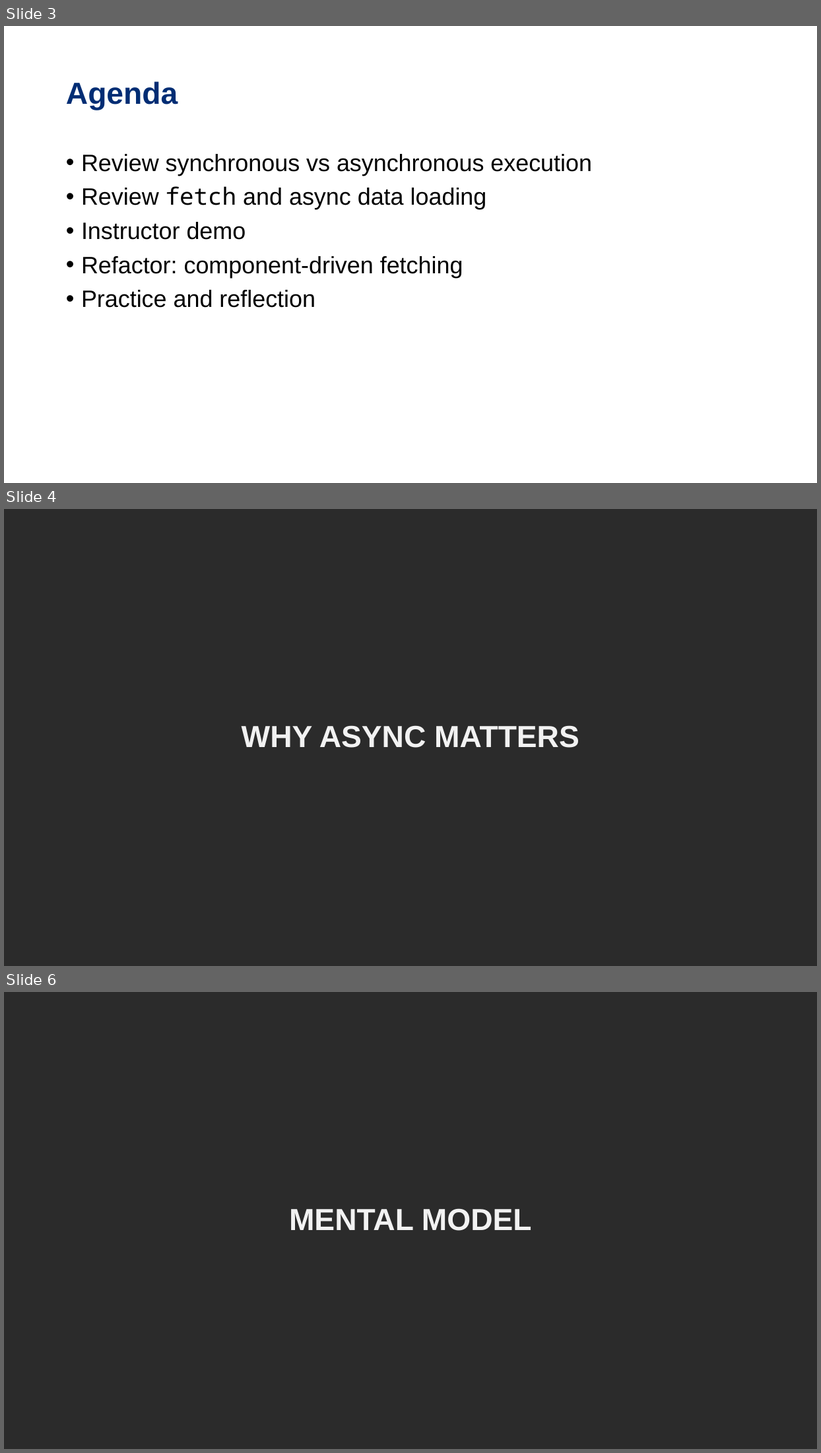
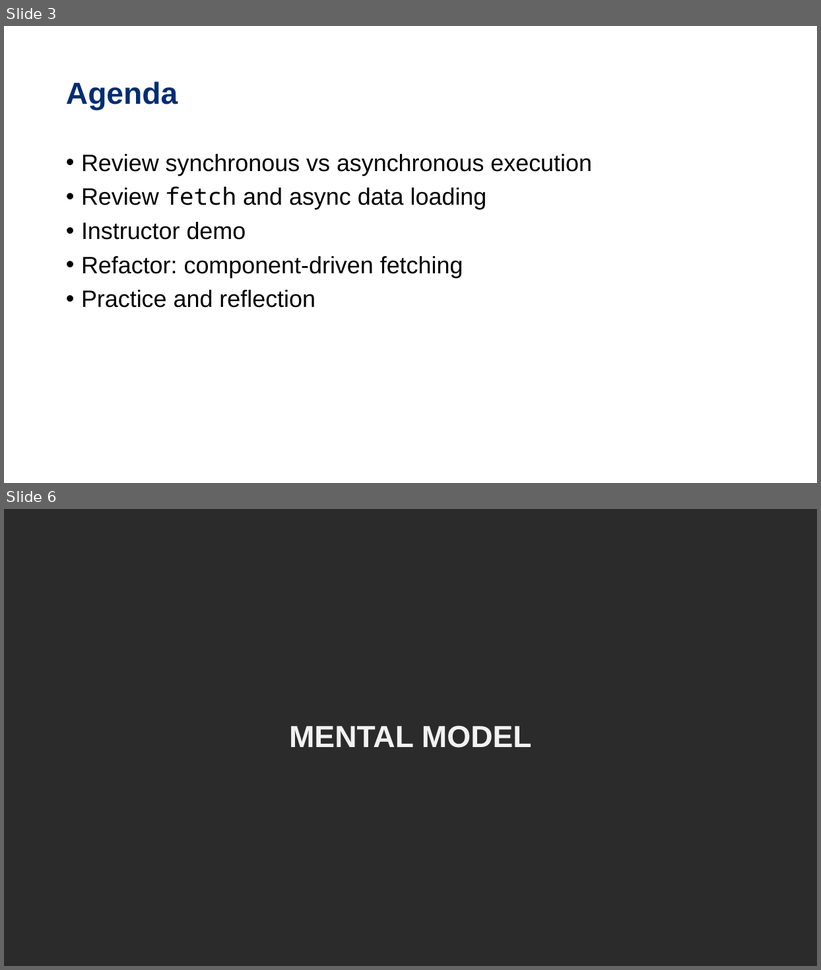
Before and after one commit to DG-InClass/SDEV-2150-A03-Jan-2026, a slide deck: sk/day-05/Day-05-Slide-Deck.pptx. Shown one above the other, each under a label of ours: slides 3, 4 and 6 before the commit, slides 3 and 6 after it; the slides between them are not shown. The pictures are 821x1453 and 821x970 pixels, drawn with LibreOffice and Linux fonts; fonts in the diff are those of the drawing; background and template pictures are left out; a plain dark background stands for a picture behind light text. Boxes give left, top, right and bottom in pixels: in the first picture for what was removed or moved away, otherwise in the second. Text is boxed around its words. In the diff, an @@ line names an element or a change of style, - is before the commit and + after.

```diff
--- a/sk/day-05/Day-05-Slide-Deck.pptx
+++ b/sk/day-05/Day-05-Slide-Deck.pptx
@@ slide 4 removed at (4,509,817,966), background picture (left out) @@
@@ title removed at (242,725,580,748) @@
-WHY ASYNC MATTERS
```
Also in this commit, not shown: 1 slide changed, 9 slides added, 1 other file.
